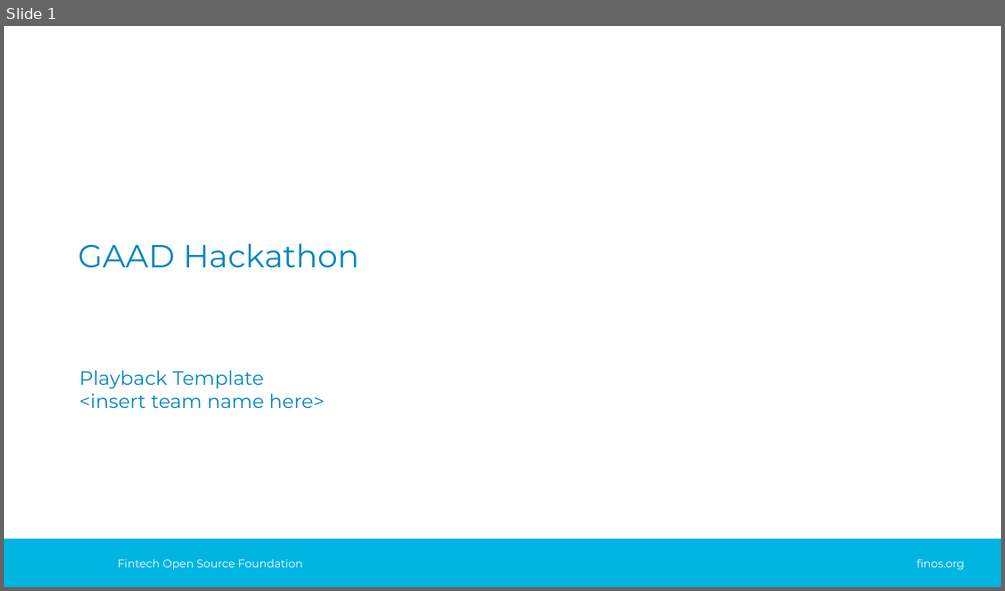
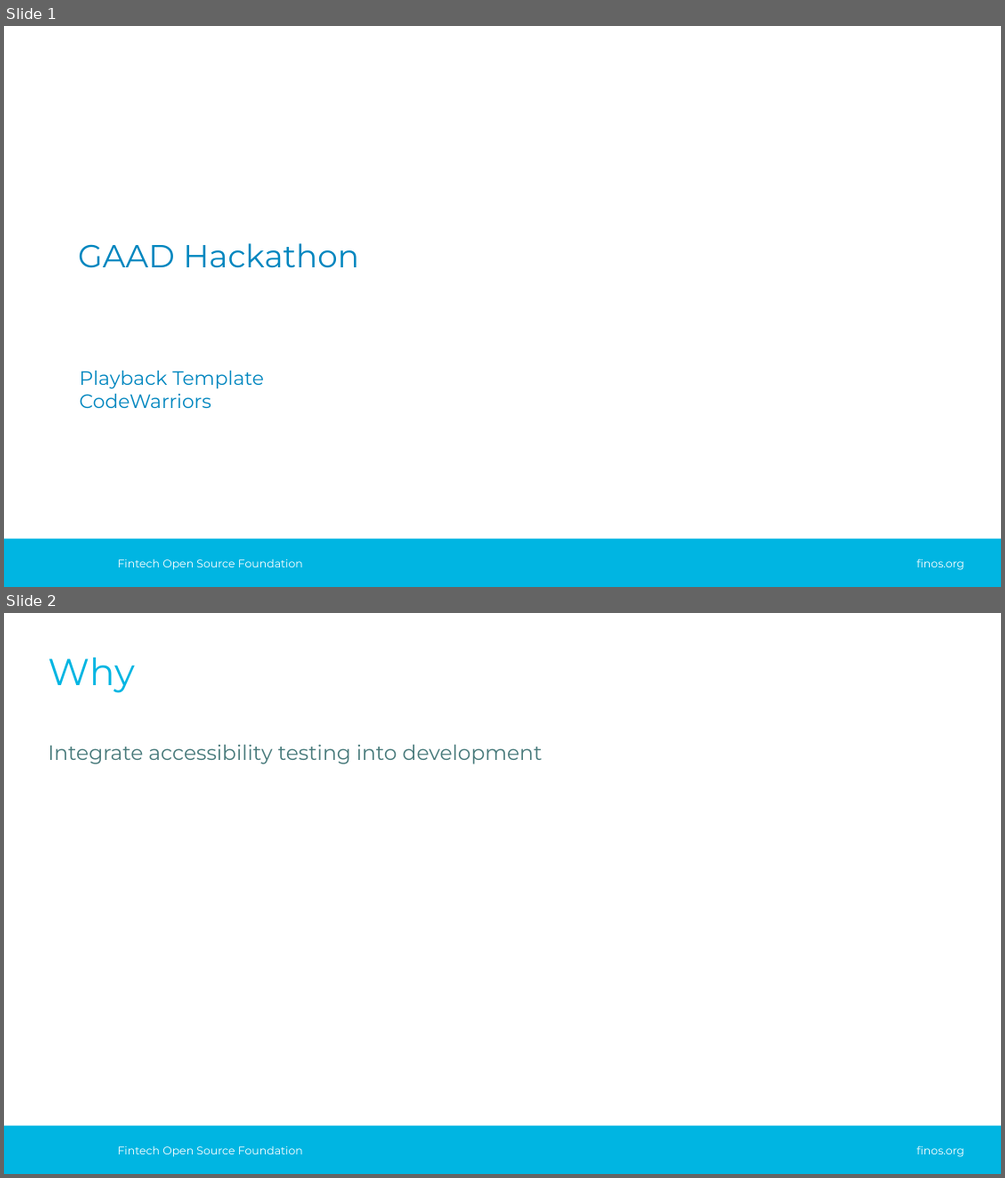
Before and after one commit to yaw-sid/CodeWarriors, a slide deck: hackproject/presentations/gaad-hackathon-playback-template.pptx. Shown one above the other, each under a label of ours: slide 1 before the commit, slides 1 and 2 after it. The pictures are 1005x591 and 1005x1178 pixels, drawn with LibreOffice and Linux fonts; fonts in the diff are those of the drawing; background and template pictures are left out. Boxes give left, top, right and bottom in pixels: in the first picture for what was removed or moved away, otherwise in the second. Text is boxed around its words. In the diff, an @@ line names an element or a change of style, - is before the commit and + after.

```diff
--- a/hackproject/presentations/gaad-hackathon-playback-template.pptx
+++ b/hackproject/presentations/gaad-hackathon-playback-template.pptx
@@ slide 2 added at box(4, 613, 1001, 1174), background #FFFFFF; not listed: 3 template elements that a slide beside it also shows @@
@@ title added at box(48, 657, 134, 693), 27 pt, text #00B5E2 @@
+Why
@@ text added at box(48, 744, 542, 764), 15 pt, text #487A7B @@
+Integrate accessibility testing into development
@@ slide 1 changed as well @@
@@ subtitle at box(80, 393, 211, 408): text changed @@
-<insert team name here>
+CodeWarriors
```
Also in this commit, not shown: 7 other slides added, 8 slides removed.
